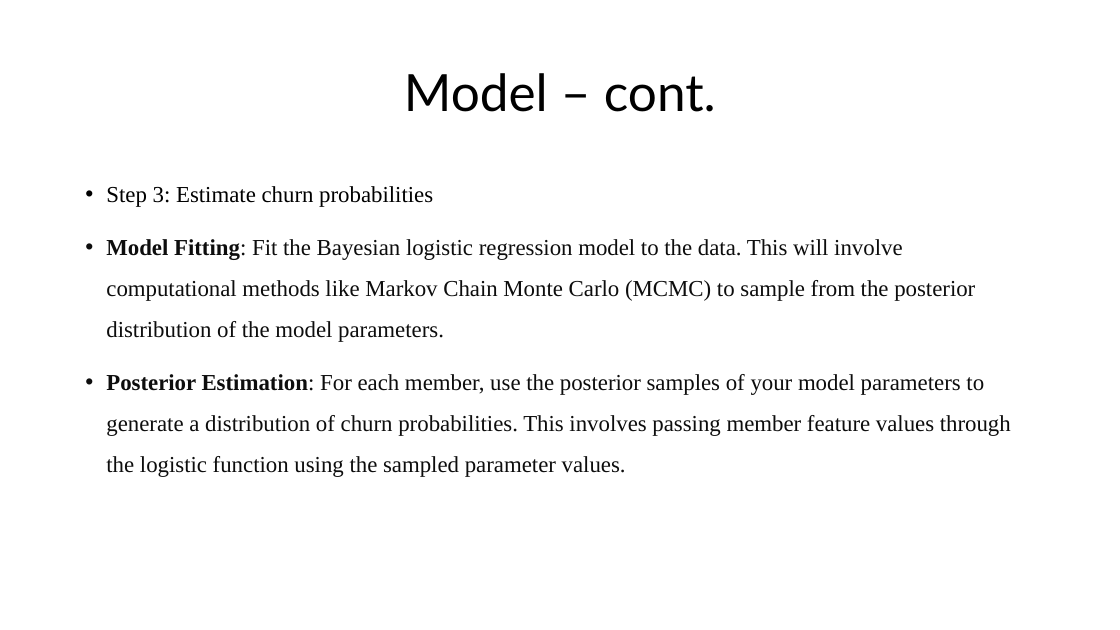
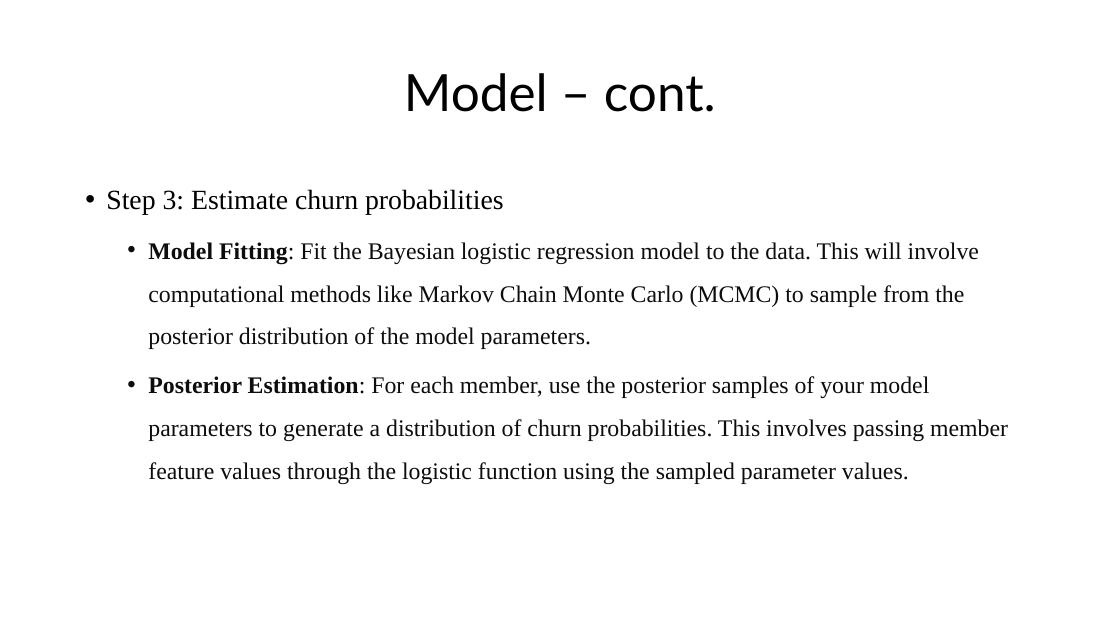
Before and after one commit to yotamdery/Predicting_Churn, a slide deck: slide 14 of Vi - Presentation.pptx (slide 5 before the commit). Drawn at 1120x630 pixels with LibreOffice and Linux fonts; fonts in the diff are those of the drawing. Boxes give left, top, right and bottom in pixels: in the first picture for what was removed or moved away, otherwise in the second. Text is boxed around its words. In the diff, an @@ line names an element or a change of style, - is before the commit and + after.

```diff
--- a/Vi - Presentation.pptx
+++ b/Vi - Presentation.pptx
@@ text "Step 3: Estimate churn probabilities" at (x1=106, y1=189, x2=1008, y2=484): size 19.6 to 23.8 pt in "Step 3: Estimate churn probabilities"; size 19.6 to 20.4 pt; list level 1 to 2 in "Model Fitting: Fit the Bayesian ..."; list level 1 to 2 in "Posterior Estimation: For each member, ..." @@
```
Also in this commit, not shown: 3 other slides changed, 10 slides added.
